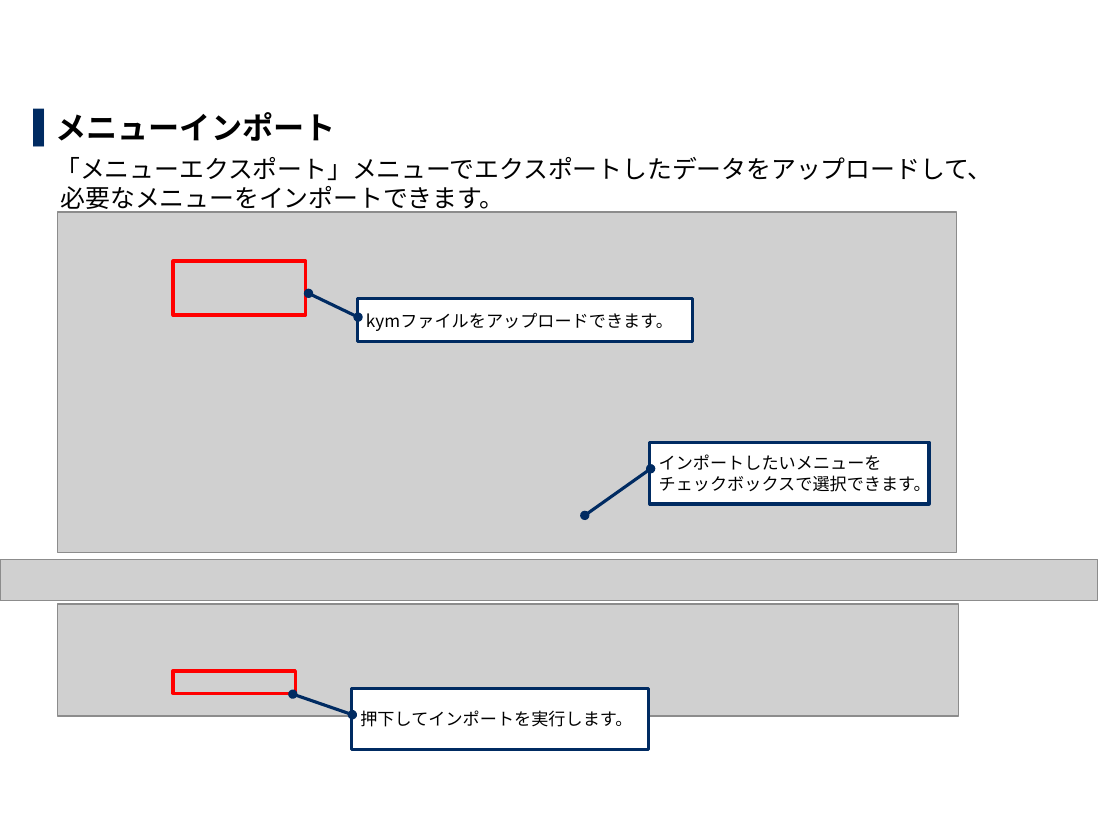
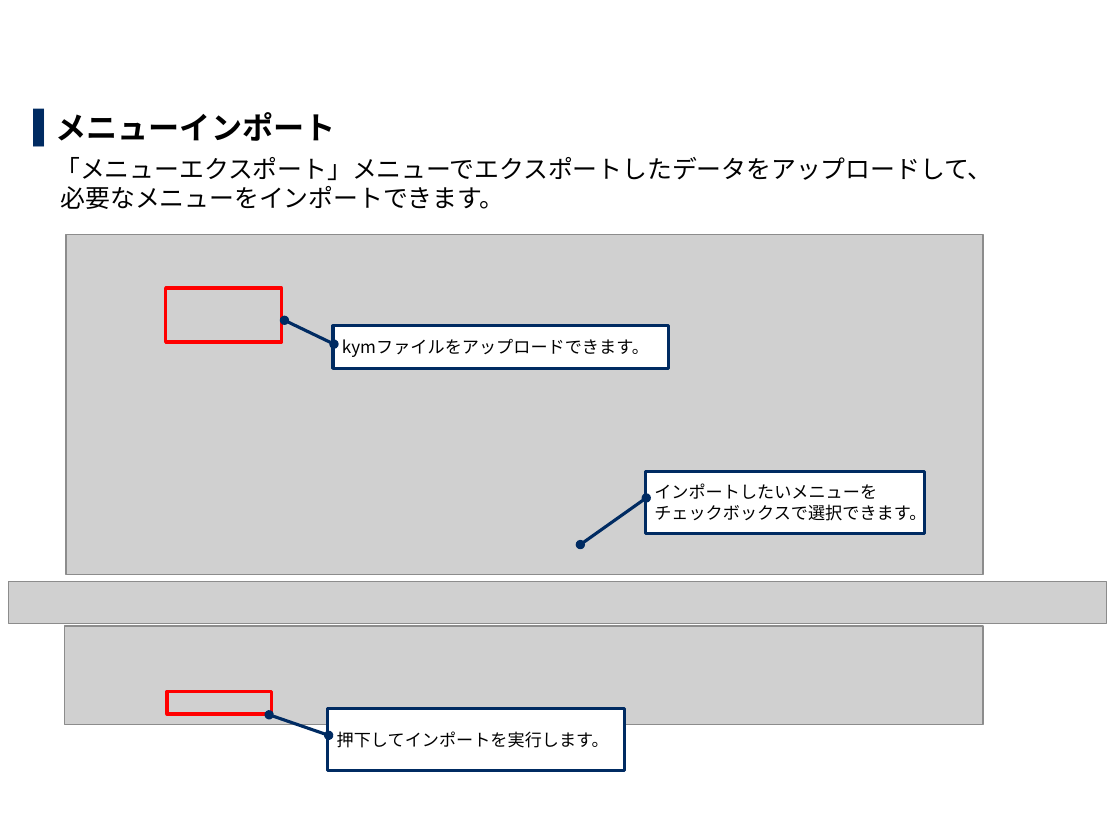
Before and after one commit to exastro-suite/it-automation-docs, a slide deck: slide 10 of asset/Learn_ja/ITA-export-import_classroom_lecture.pptx. Drawn at 1120x840 pixels with LibreOffice and Linux fonts; fonts in the diff are those of the drawing; grey boxes stand for pictures; background and template pictures are left out. Boxes give left, top, right and bottom in pixels: in the first picture for what was removed or moved away, otherwise in the second. Text is boxed around its words. In the diff, an @@ line names an element or a change of style, - is before the commit and + after.

```diff
--- a/asset/Learn_ja/ITA-export-import_classroom_lecture.pptx
+++ b/asset/Learn_ja/ITA-export-import_classroom_lecture.pptx
@@ picture: place and size @@
-picture at (57, 212, 956, 552)
+picture at (66, 235, 983, 576)
@@ rectangle: place and size @@
-rectangle at (174, 261, 306, 315)
+rectangle at (166, 288, 281, 342)
@@ border callout "kymファイルをアップロードできます。": place and size @@
-border callout "kymファイルをアップロードできます。" at (357, 299, 692, 342)
+border callout "kymファイルをアップロードできます。" at (333, 326, 668, 368)
@@ border callout "インポートしたいメニューを チェックボックスで選択できます。": place and size @@
-border callout "インポートしたいメニューを チェックボックスで選択できます。" at (650, 442, 928, 504)
+border callout "インポートしたいメニューを チェックボックスで選択できます。" at (645, 472, 924, 533)
@@ picture: place and size @@
-picture at (0, 559, 1098, 600)
+picture at (9, 581, 1107, 623)
@@ picture: place and size @@
-picture at (57, 604, 959, 716)
+picture at (65, 626, 983, 725)
@@ rectangle: place and size @@
-rectangle at (174, 671, 296, 693)
+rectangle at (167, 691, 271, 713)
@@ border callout "押下してインポートを実行します。": place and size @@
-border callout "押下してインポートを実行します。" at (352, 689, 648, 750)
+border callout "押下してインポートを実行します。" at (328, 709, 625, 771)
```
Also in this commit, not shown: 7 other slides changed, 3 other files.
